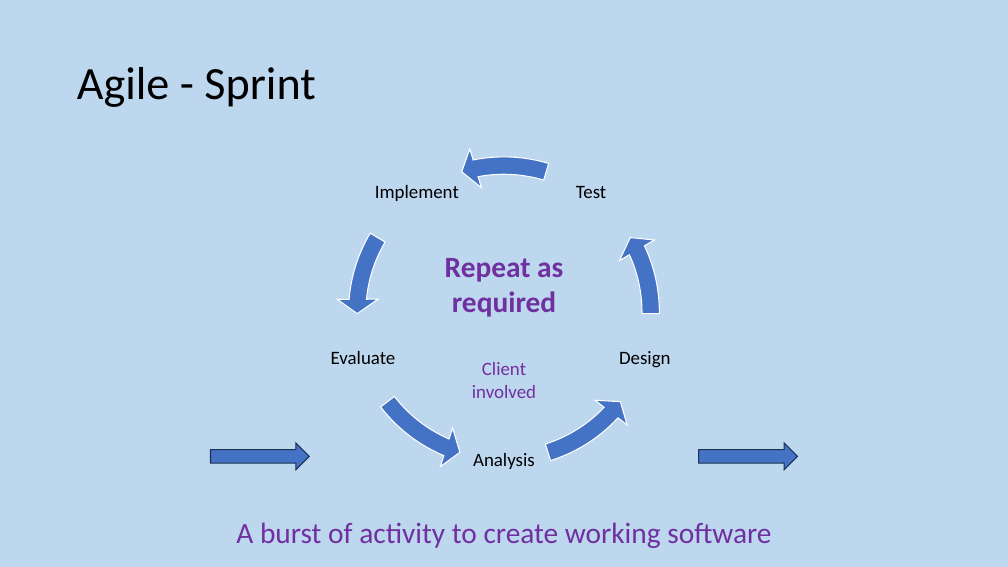
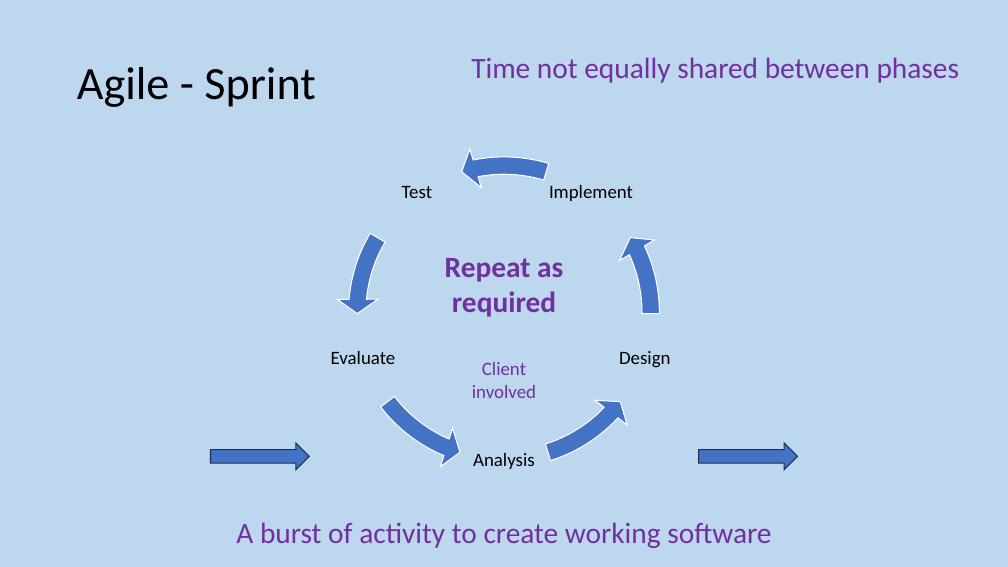
Before and after one commit to MrFriendCS/MrFriendCS.github.io, a slide deck: slide 150 of h-cs/sdd/H CS SDD Slides.pptx (slide 148 before the commit). Drawn at 1008x567 pixels with LibreOffice and Linux fonts; fonts in the diff are those of the drawing. Boxes give left, top, right and bottom in pixels: in the first picture for what was removed or moved away, otherwise in the second. Text is boxed around its words. In the diff, an @@ line names an element or a change of style, - is before the commit and + after.

```diff
--- a/h-cs/sdd/H CS SDD Slides.pptx
+++ b/h-cs/sdd/H CS SDD Slides.pptx
@@ text added at (471, 57, 959, 83), 28 pt, text #7030A0 @@
+Time not equally shared between phases
@@ text "Test": place and size @@
-text "Test" at (576, 186, 606, 198)
+text "Test" at (402, 186, 432, 198)
@@ text "Implement": place and size @@
-text "Implement" at (375, 185, 459, 201)
+text "Implement" at (549, 185, 633, 201)
```
Also in this commit, not shown: 21 other slides changed, 2 slides added, 5 other files.
